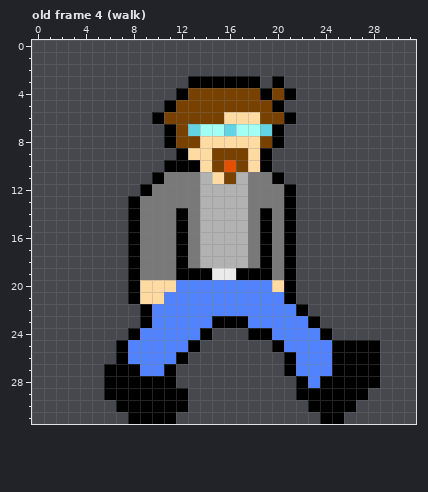
Edited in one commit: pixel-art file (chase-game/graphics/xander/xander.ase). Above: the version before the commit.
32x32 pixels, 14 frames. Shown: old frame 4 (walk).
After:
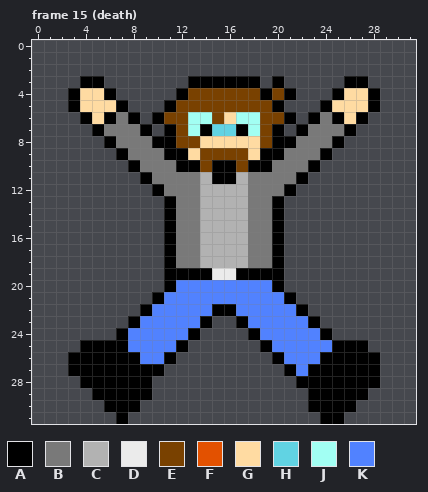
Palette (. is transparent): A #000000  B #797979  C #b2b2b2  D #ebebeb  E #794100  F #e35100  G #ffdba2  H #61d3e3  J #a2fff3  K #5182ff
A new or re-ordered frame is compared with the old frame closest to it.
Changes in this commit:
frames 14 -> 15
Frame 15 (death) is new; against old frame 4 (walk):
The author put colour A in row 3 at x 4 to 5 and 26 to 27; in row 4 at x 3, 6, 25 and 28; in row 5 at x 3, 7, 24 and 28; in row 6 at x 4, 6, 8, 23, 25 and 27; in row 7 at x 5, 9, 22 and 26; in row 8 at x 6, 10, 21 and 25.
The author put colour A in row 9 at x 7, 11, 20 and 24; in row 10 at x 8 and 23; in row 11 at x 9 and 22; in row 23 at x 8; in row 24 at x 7; in row 25 at x 4 to 6 and 19.
The author put colour A in row 26 at x 3 to 6 and 20; in row 27 at x 3 to 5; in row 28 at x 4 to 5; in row 29 at x 5; in row 30 at x 6; in row 31 at x 7.
Colour B becomes colour A in row 12 at x 10; in rows 13 to 19 at x 11 and 20.
Colour E becomes colour A in row 10 at x 15; in row 11 at x 16.
Colour F becomes colour A in row 10 at x 16.
Colour G becomes colour A in row 10 at x 18; in row 11 at x 15; in row 20 at x 11 and 20; in row 21 at x 10.
Colour J becomes colour A in row 7 at x 14 and 17.
Colour K becomes colour A in row 22 at x 15 to 16; in row 23 at x 14; in row 24 at x 13; in row 25 at x 12; in row 26 at x 8, 11 and 24; in row 27 at x 9 to 10 and 23 to 24.
Colour K becomes colour A in row 28 at x 23.
The author put colour B in row 6 at x 7 and 24; in row 7 at x 6 to 8 and 23 to 25; in row 8 at x 7 to 9 and 22 to 24; in row 9 at x 8 to 10 and 21 to 23; in row 10 at x 9 to 10 and 20 to 22; in row 11 at x 21.
Colour A becomes colour B in row 10 at x 11; in row 11 at x 10 and 20; in rows 14 to 18 at x 12 and 19.
Colour G becomes colour E in rows 9 to 10 at x 14.
Colour H becomes colour E in row 7 at x 19.
The author put colour G in row 4 at x 4 to 5 and 26 to 27; in row 5 at x 4 to 6 and 25 to 27; in row 6 at x 5 and 26.
Colour J becomes colour H in row 7 at x 15.
Colour E becomes colour J in row 6 at x 13 to 14.
Colour G becomes colour J in row 6 at x 17 to 18.
Colour H becomes colour J in row 7 at x 13.
Colour A becomes colour K in row 23 at x 9; in row 24 at x 8 and 19; in row 25 at x 20; in row 26 at x 21.
The author cleared colour A in row 12 at x 9; in rows 13 to 20 at x 8 and 21; in row 21 at x 8; in row 23 at x 15 to 16; in row 24 at x 14; in row 25 at x 13 and 28.
The author cleared colour A in row 26 at x 12; in row 27 at x 11; in row 28 at x 10 to 11; in row 29 at x 10 to 12 and 22; in row 30 at x 9 to 12; in row 31 at x 8 to 11.
The author cleared colour B in rows 13 to 19 at x 9 to 10.
The author cleared colour G in row 20 at x 9 to 10; in row 21 at x 9.
